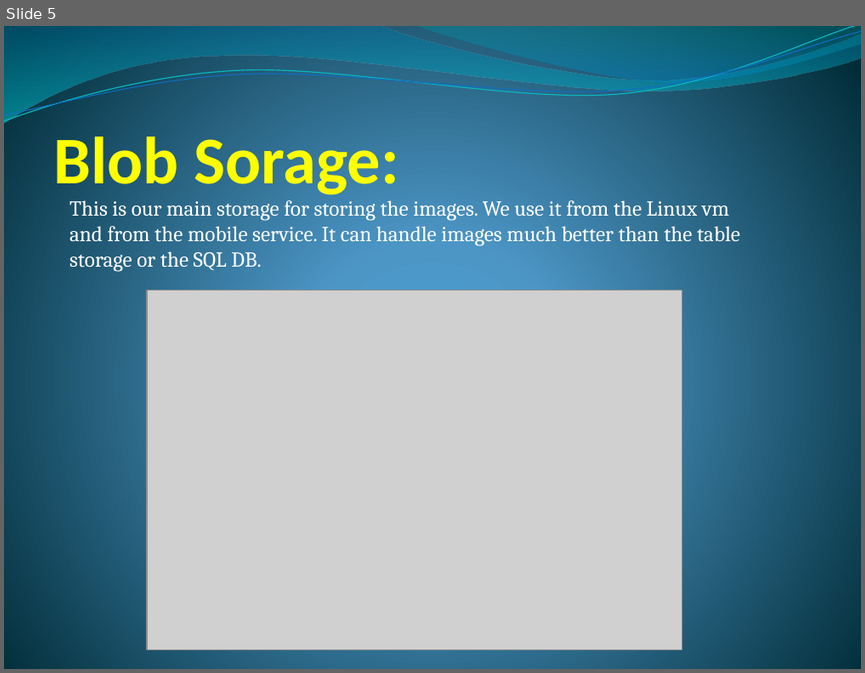
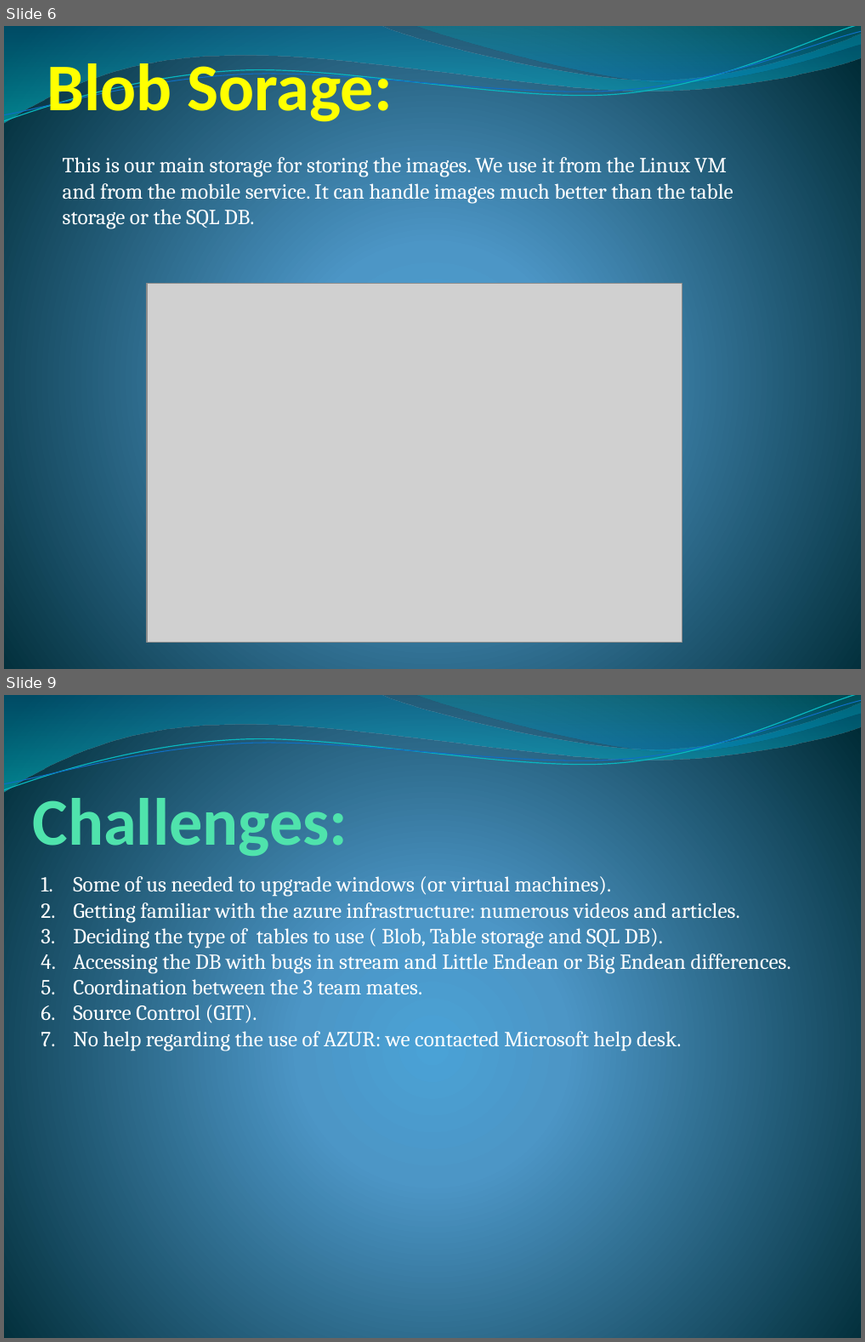
Before and after one commit to DLif/Rain_app, a slide deck: Rain Man.pptx. Shown one above the other, each under a label of ours: slide 5 before the commit, slides 6 and 9 after it; the slides between them are not shown. The pictures are 865x673 and 865x1342 pixels, drawn with LibreOffice and Linux fonts; fonts in the diff are those of the drawing; grey boxes stand for pictures. Boxes give left, top, right and bottom in pixels: in the first picture for what was removed or moved away, otherwise in the second. Text is boxed around its words. In the diff, an @@ line names an element or a change of style, - is before the commit and + after.

```diff
--- a/Rain Man.pptx
+++ b/Rain Man.pptx
@@ slide 9 added at bbox=[4, 695, 861, 1338], background gradient #4AA0D6 to #4C98C7 to #002C38; not listed: 4 template elements that a slide beside it also shows @@
@@ title added at bbox=[33, 789, 348, 861], 56 pt, text #50E3AC, bold @@
+Challenges:
@@ text added at bbox=[73, 876, 791, 1051], 18 pt, text #FFFFFF @@
+1. Some of us needed to upgrade windows (or virtual machines).
+2. Getting familiar with the azure infrastructure: numerous videos and articles.
+3. Deciding the type of tables to use ( Blob, Table storage and SQL DB).
+4. Accessing the DB with bugs in stream and Little Endean or Big Endean differences.
+5. Coordination between the 3 team mates.
+6. Source Control (GIT).
+7. No help regarding the use of AZUR: we contacted Microsoft help desk.
@@ what was slide 5 is now slide 6 @@
@@ slide 6 changed as well @@
@@ title "Blob Sorage:" rewrapped from bbox=[53, 136, 398, 195] to bbox=[46, 58, 392, 122] @@
@@ text at bbox=[63, 157, 733, 229]: text changed @@
-This is our main storage for storing the images. We use it from the Linux vm and from the mobile service. It can handle images much better than the table storage or the SQL DB.
+This is our main storage for storing the images. We use it from the Linux VM and from the mobile service. It can handle images much better than the table storage or the SQL DB.
@@ picture: place and size @@
-picture at bbox=[147, 290, 681, 649]
+picture at bbox=[147, 283, 681, 642]
```
Also in this commit, not shown: 3 other slides changed, 4 other slides added, 2 slides removed.
